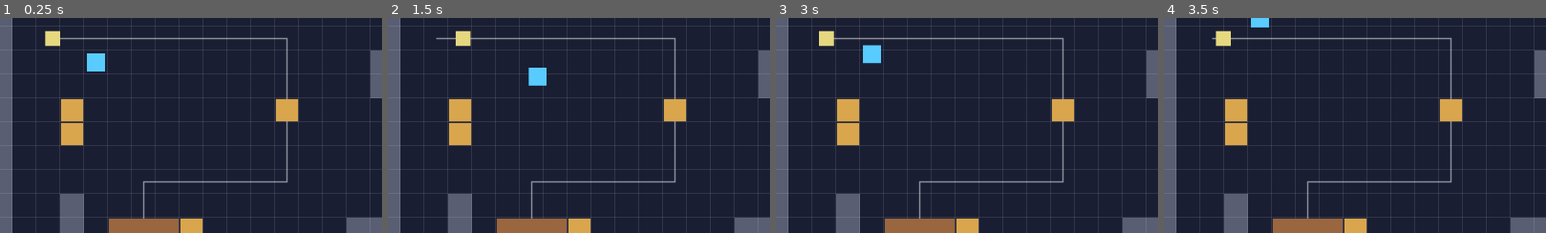
Above: before the commit, frames 1-4 (left to right).
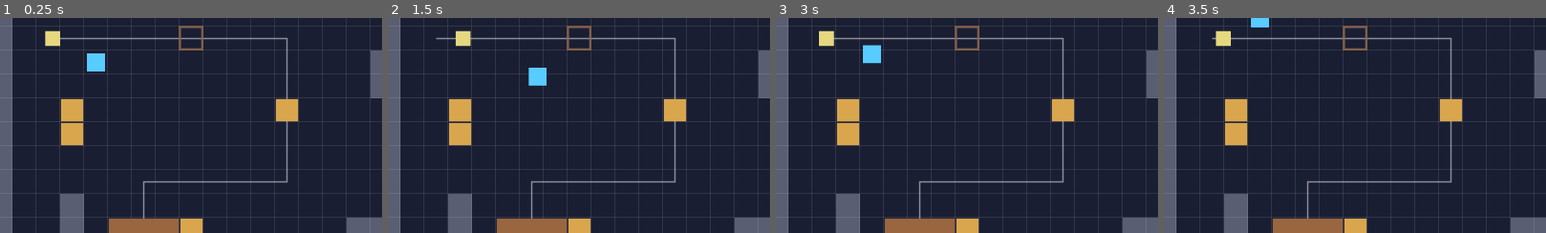
Above: after the commit, the same moments.

Repository: ConanY123/Game-Jam-Drift-MICK
Game: Godot game, scene res://scenes/levels/level-1.tscn
Same seed, same stepped clock (60 frames per second), same inputs: the game is played once before the commit and once after it. The project has no main scene, so this scene is started directly.
Inputs:
- Up to frame 1 (0.25 s): no input
- Up to frame 2 (1.5 s): tap Enter at 0.5 s; hold D (move_right) 0.53-1.28 s; hold Z (interact) 0.53-1.28 s; tap Space at 0.77 s; hold S (move_down) from 1.28 s (still down); tap Z (interact) at 1.35 s
- Up to frame 3 (3 s): tap Space at 1.52 s; release S (move_down) at 2.03 s; hold D (move_right) 2.03-2.78 s; hold C (switch_realm) 2.03-2.78 s; tap Z (interact) at 2.3 s; hold W (move_up) from 2.78 s (still down); tap R at 2.85 s
- Up to frame 4 (3.5 s): keep holding W (move_up); tap Space at 3.02 s; tap Z (interact) at 3.05 s
The pictures show only the part of the screen within x 2-52%, y 9-59%; the shares and areas given below are measured in that part.

The runs differ from the first frame. In frame 1, 0.3% of the frame differs, in the area x 46-54%, y 3-16%; in frame 2, 0.3%; in frame 3, 0.3%; in frame 4, 0.3%.

Commit message:
Added a door

Diff:
--- /dev/null
+++ b/scenes/objects/door.tscn
@@ -0,0 +1,6 @@
+[gd_scene load_steps=2 format=3 uid="uid://cd0or000001"]
+
+[ext_resource type="Script" path="res://scripts/objects/door.gd" id="1_door"]
+
+[node name="Door" type="Node2D"]
+script = ExtResource("1_door")
--- a/scripts/core/level_base.gd
+++ b/scripts/core/level_base.gd
@@ -16,6 +16,7 @@
 
 const ROOMMATE_SCENE := preload("res://scenes/actors/roommate.tscn")
 const RESULT_OVERLAY_SCENE := preload("res://scenes/ui/result_overlay.tscn")
+const DOOR_SCENE := preload("res://scenes/objects/door.tscn")
 
 var realm := Realm.PHYSICAL
 var roommate: Roommate
@@ -138,6 +139,15 @@
 	p.setup(self, cell)
 	return p
 
+func add_door(cell: Vector2i, size := Vector2i(1, 1), start_open := false, color := Color(0.55, 0.4, 0.3), in_realm: int = Realm.PHYSICAL) -> Door:
+	var d: Door = DOOR_SCENE.instantiate()
+	d.size = size
+	d.color = color
+	d.realm = in_realm
+	add_child(d)
+	d.setup(self, cell, start_open)
+	return d
+
 func add_player(cell: Vector2i) -> Player:
 	var p := Player.new()
 	p.level = self
--- a/scripts/levels/level-1.gd
+++ b/scripts/levels/level-1.gd
@@ -20,6 +20,10 @@
 		Vector2i(2, 2), Vector2i(12, 2), Vector2i(12, 8),
 		Vector2i(6, 8), Vector2i(6, 14), Vector2i(18, 14),
 	]
+
+	# Door test: a door on the row-2 corridor. Walk up to it and press interact
+	# to open/close it. Starts open so you can test closing it.
+	add_door(Vector2i(8, 2), Vector2i(1, 1), true)
 
 	# Beat 1: a chair on the path, push it aside (holdable)
 	add_pushable(Vector2i(12, 5), Vector2i(1, 1), 1.0, Color(0.85, 0.65, 0.3), LevelBase.Realm.PHYSICAL, true)
--- /dev/null
+++ b/scripts/objects/door.gd
@@ -0,0 +1,76 @@
+class_name Door
+extends Node2D
+
+# A grid door. Closed = registered as solid (blocks player + roommate); open =
+# unregistered so everyone passes through. Toggled by the player walking up and
+# pressing interact. Public open()/close()/toggle() so a button or lever can
+# drive it later. Belongs to a realm like Pushable.
+
+@export var size := Vector2i(1, 1)
+@export var color := Color(0.55, 0.4, 0.3)
+@export var start_open := false
+@export_enum("Physical", "Dream") var realm := 0
+
+var cell := Vector2i.ZERO  # top-left cell
+var level: LevelBase
+var is_open := false
+
+@onready var _body: Node2D = get_node_or_null("BodyVisual")
+
+func setup(p_level: LevelBase, p_cell: Vector2i, p_start_open := false) -> void:
+	level = p_level
+	cell = p_cell
+	start_open = p_start_open
+	position = Grid.cell_to_pos(cell)
+	is_open = start_open
+	if not is_open:
+		level.register(self, get_cells(), realm)
+	level.realm_changed.connect(func(_r): queue_redraw())
+	queue_redraw()
+
+func get_cells() -> Array[Vector2i]:
+	var cells: Array[Vector2i] = []
+	for x in size.x:
+		for y in size.y:
+			cells.append(cell + Vector2i(x, y))
+	return cells
+
+func toggle() -> void:
+	if is_open:
+		close()
+	else:
+		open()
+
+func open() -> void:
+	if is_open:
+		return
+	is_open = true
+	level.unregister(self, realm)
+	queue_redraw()
+
+func close() -> void:
+	if not is_open:
+		return
+	# Don't slam shut on top of something already standing in the doorway.
+	for c in get_cells():
+		if not level.is_free(c, self, realm):
+			return
+	is_open = false
+	level.register(self, get_cells(), realm)
+	queue_redraw()
+
+func _draw() -> void:
+	if _body != null or level == null:
+		return
+	var full := Rect2(Vector2(1, 1), Vector2(size * Grid.CELL) - Vector2(2, 2))
+	if level.realm == realm:
+		if is_open:
+			# Open: just the frame so you can see the doorway.
+			draw_rect(full, Color(color, 0.9), false, 3.0)
+		else:
+			draw_rect(full, color)
+	elif realm == LevelBase.Realm.PHYSICAL:
+		# Physical door seen from the dream: faint, like other physical objects.
+		if not is_open:
+			draw_rect(full, Color(color, 0.15))
+			draw_rect(full, Color(color, 0.8), false, 2.0)
--- a/scripts/player/player.gd
+++ b/scripts/player/player.gd
@@ -26,6 +26,7 @@
 # Dream-gap fall: drop a little while spinning + fading out, then fall back in
 # from the top spinning + fading in, landing on the nearest floor.
 # This only wastes time for the player (unlike the roommate, who fails).
+var facing := Vector2i(0, 1)  # last movement direction, for door interaction
 var falling := false
 var fall_phase := FallPhase.NONE
 var fall_t := 0.0  # 0..1 progress within the current phase
@@ -65,6 +66,10 @@
 	var input := Input.get_vector("move_left", "move_right", "move_up", "move_down")
 	var step := input * SPEED * delta
 
+	# Remember facing so we know which door to use when standing still.
+	if input != Vector2.ZERO:
+		facing = Vector2i(roundi(input.x), roundi(input.y))
+
 	# Axes move separately so you slide along walls.
 	var hit_x := _move_axis(Vector2(step.x, 0))
 	var hit_y := _move_axis(Vector2(0, step.y))
@@ -77,8 +82,52 @@
 	if hit_y is Pushable:
 		target = hit_y
 		dir = Vector2i(0, int(sign(step.y)))
+
+	# Door toggle takes priority over pushing when you tap interact next to one,
+	# so bumping a closed door opens it instead of trying to "push" it.
+	if Input.is_action_just_pressed("interact") and _try_toggle_door(hit_x, hit_y):
+		push_target = null
+		push_timer = 0.0
+		queue_redraw()
+		return
+
 	_update_push(target, dir, delta)
 	queue_redraw()
+
+# Toggle a door we're bumping into, or the one in the cell we're facing.
+# Returns true if a door was toggled.
+func _try_toggle_door(hit_x: Node, hit_y: Node) -> bool:
+	# A closed door we just walked into shows up as a blocker.
+	var bumped: Door = null
+	if hit_x is Door:
+		bumped = hit_x
+	elif hit_y is Door:
+		bumped = hit_y
+	if bumped != null and bumped.realm == level.realm:
+		bumped.toggle()
+		return true
+
+	# Otherwise look at the cell we're facing (needed to close an open door,
+	# which isn't solid and so never blocks us).
+	var here := Grid.pos_to_cell(position)
+	for probe in [here + facing, here]:
+		var d := level.blocker_at(probe, level.realm)
+		if d is Door:
+			d.toggle()
+			return true
+		# Open doors aren't in the solids map, so scan children for one here.
+		var open_door := _open_door_at(probe)
+		if open_door != null:
+			open_door.toggle()
+			return true
+	return false
+
+func _open_door_at(cell: Vector2i) -> Door:
+	for child in level.get_children():
+		if child is Door and child.is_open and child.realm == level.realm:
+			if child.get_cells().has(cell):
+				return child
+	return null
 
 # ---------- dream-gap fall ----------
 
Not shown, added: scripts/_verify_door.gd.uid
Not shown, added: scripts/objects/door.gd.uid
